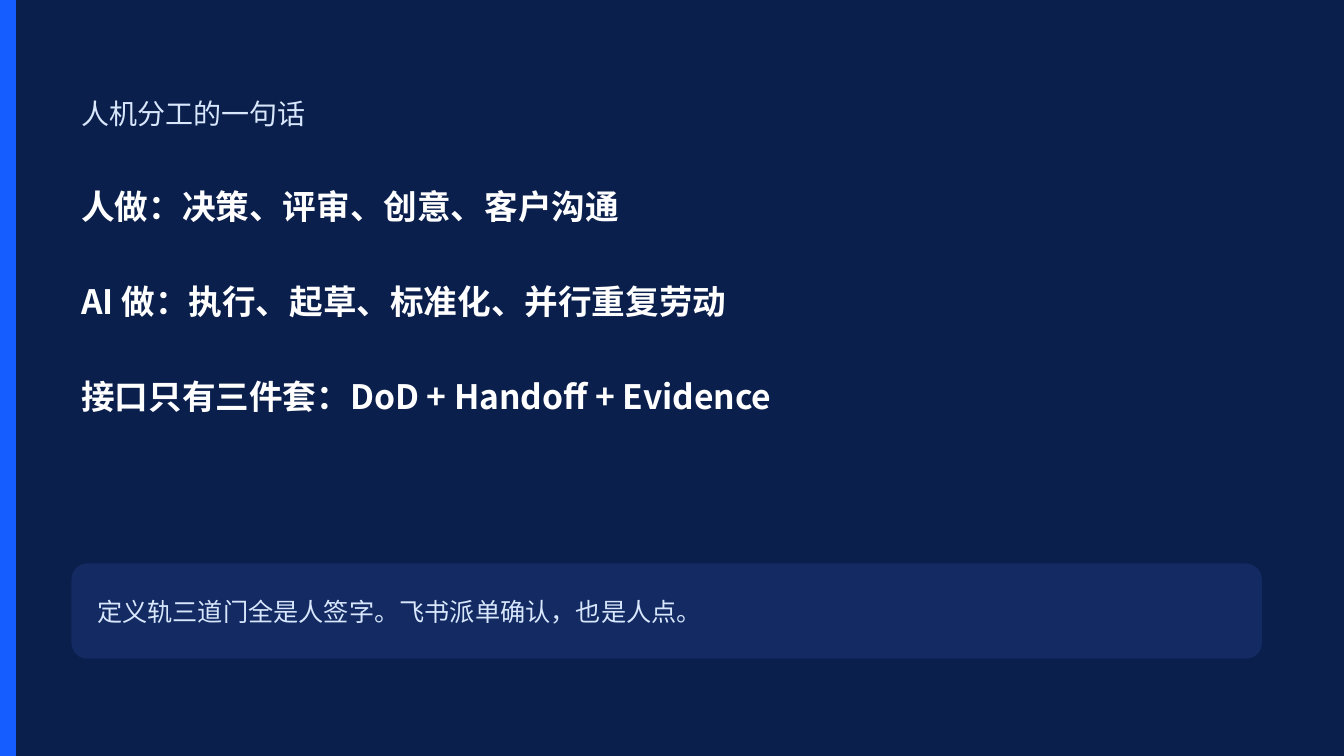
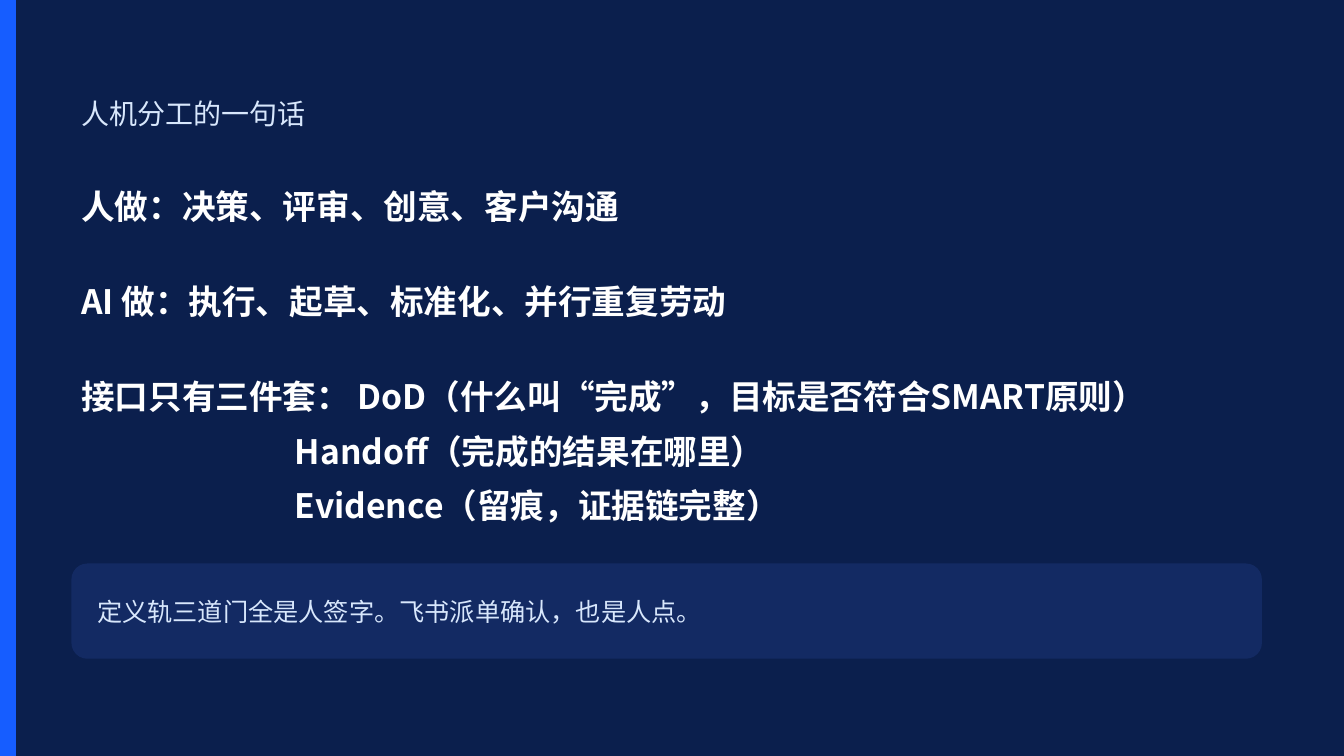
Before and after one commit to Marisolebxf/-, a slide deck: slide 4 of agent-delivery/培训/2026-08-18_编排智能体介绍.pptx. Drawn at 1344x756 pixels with LibreOffice and Linux fonts; fonts in the diff are those of the drawing. Boxes give left, top, right and bottom in pixels: in the first picture for what was removed or moved away, otherwise in the second. Text is boxed around its words. In the diff, an @@ line names an element or a change of style, - is before the commit and + after.

```diff
--- a/agent-delivery/培训/2026-08-18_编排智能体介绍.pptx
+++ b/agent-delivery/培训/2026-08-18_编排智能体介绍.pptx
@@ text at (81,380,1146,523): text changed @@
-接口只有三件套：DoD + Handoff + Evidence
+接口只有三件套： DoD（什么叫“完成”，目标是否符合SMART原则）
+Handoff（完成的结果在哪里）
+Evidence（留痕，证据链完整）
```
Also in this commit, not shown: 1 other slide changed, 1 slide added, 4 other files.
